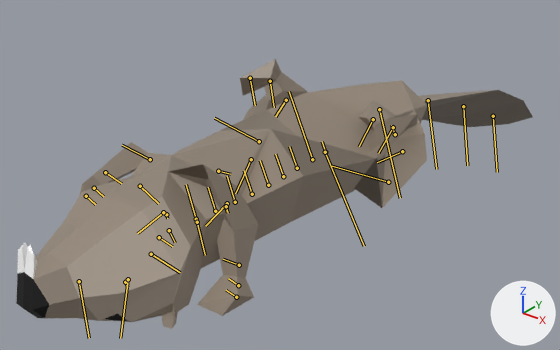
An edit to the FBX model FloatyBoaty/Assets/Models/BeaverRigged.fbx, drawn before and after from the same camera.
One viewpoint serves both versions: a camera (50 mm lens) standing at (1.77, -2.27, 1.42) and looking at (-0.15, 0.12, -0.06). The axes (+X, +Y, +Z) are drawn at lower right. The lights are the same throughout. Both versions are drawn at frame 572 of the action 'CINEMA_4D_Main'; the numbers are the values there. The bones that bend it are drawn over the model as lines.

In view in the first picture: 'Beaver_1'.
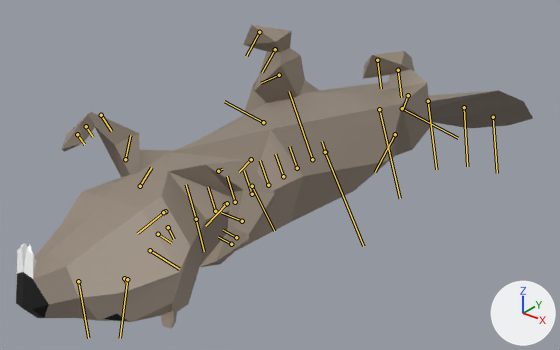
Where the change shows, as pixel boxes (x1, y1, x2, y2) in the pictures (560 x 350 px):
'Beaver_1', posed (13% taller)
    before: (16, 60, 533, 329)
    after: (16, 25, 533, 329)
bone 'L_Humerus_01_jnt', root to tip
    before: (140, 186) to (158, 203)
    after: (140, 186) to (151, 167)
bone 'L_Unla_Radius_02_jnt', root to tip
    before: (150, 159) to (122, 145)
    after: (125, 159) to (130, 135)
bone 'L_Metacarpua_03_jnt', root to tip
    before: (105, 172) to (121, 183)
    after: (101, 115) to (111, 131)
bone 'L_Phanges_04_jnt', root to tip
    before: (94, 188) to (103, 196)
    after: (86, 126) to (93, 137)
bone 'R_Humerus_01_jnt', root to tip
    before: (218, 171) to (230, 174)
    after: (218, 171) to (222, 169)
bone 'R_Unla_Radius_02_jnt', root to tip
    before: (226, 206) to (228, 213)
    after: (252, 186) to (274, 231)
bone 'R_Metacarpua_03_jnt', root to tip
    before: (239, 265) to (223, 259)
    after: (242, 221) to (221, 212)
bone 'R_Phanges_04_jnt', root to tip
    before: (238, 285) to (228, 278)
    after: (236, 237) to (223, 230)
bone 'L_Femur_00_jnt', root to tip
    before: (251, 159) to (235, 193)
    after: (251, 159) to (239, 172)
bone 'L_Tibia_Fibula_01_jnt', root to tip
    before: (259, 141) to (214, 118)
    after: (263, 122) to (224, 101)
bone 'L_Metatarsus_02_jnt', root to tip
    before: (286, 100) to (275, 116)
    after: (279, 75) to (261, 83)
bone 'L_Phalanges_03_jnt', root to tip
    before: (270, 81) to (274, 107)
    after: (275, 49) to (262, 72)
bone 'R_Femur_00_jnt', root to tip
    before: (395, 134) to (391, 125)
    after: (395, 134) to (375, 172)
bone 'R_Metatarsus_02_jnt', root to tip
    before: (402, 151) to (377, 162)
    after: (408, 95) to (403, 107)
bone 'R_Phalanges_03_jnt', root to tip
    before: (393, 127) to (378, 153)
    after: (398, 70) to (401, 97)

What the commit changed:
Bone 'L_Humerus_01_jnt' (bone_l_humerus_01_jnt) turns from (12, -12, 13) to (-58, -18, 8) degrees about its own x, y and z.
Bone 'L_Unla_Radius_02_jnt' (bone_l_unla_radius_02_jnt) turns from (-38, -34, 12) to (83, 48, 43) degrees about its own x, y and z.
Bone 'L_Metacarpua_03_jnt' (bone_l_metacarpua_03_jnt) turns from (3, 21, 1) to (63, 5, 3) degrees about its own x, y and z.
Bone 'L_Phanges_04_jnt' (bone_l_phanges_04_jnt) turns from (-29, -17, 4) to (-20, -12, 2) degrees about its own x, y and z.
Bone 'R_Humerus_01_jnt' (bone_r_humerus_01_jnt) turns from (23, 164, -55) to (64, 122, -17) degrees about its own x, y and z.
Bone 'R_Unla_Radius_02_jnt' (bone_r_unla_radius_02_jnt) turns from (83, -48, -43) to (2, -2, 0) degrees about its own x, y and z.
Bone 'R_Metacarpua_03_jnt' (bone_r_metacarpua_03_jnt) turns from (-8, 5, 0) to (-28, -9, 2) degrees about its own x, y and z.
Bone 'R_Phanges_04_jnt' (bone_r_phanges_04_jnt) turns from (-3, 7, 0) to (-10, 17, -2) degrees about its own x, y and z.
Bone 'L_Femur_00_jnt' (bone_l_femur_00_jnt) turns from (-2, -42, 4) to (-44, -33, 6) degrees about its own x, y and z.
Bone 'L_Tibia_Fibula_01_jnt' (bone_l_tibia_fibula_01_jnt) turns from (-2, -8, 0) to (-82, -78, 70) degrees about its own x, y and z.
Bone 'L_Metatarsus_02_jnt' (bone_l_metatarsus_02_jnt) turns from (-6, 48, -3) to (-59, 12, -7) degrees about its own x, y and z.
Bone 'L_Phalanges_03_jnt' (bone_l_phalanges_03_jnt) turns from (0, -3, 0) to (-9, 2, 0) degrees about its own x, y and z.
Bone 'R_Femur_00_jnt' (bone_r_femur_00_jnt) turns from (61, 135, -7) to (-12, -53, 17) degrees about its own x, y and z.
Bone 'R_Metatarsus_02_jnt' (bone_r_metatarsus_02_jnt) turns from (21, -150, -70) to (38, 44, 16) degrees about its own x, y and z.
Bone 'R_Phalanges_03_jnt' (bone_r_phalanges_03_jnt) turns from (-7, -26, 1) to (-4, 20, -1) degrees about its own x, y and z.
